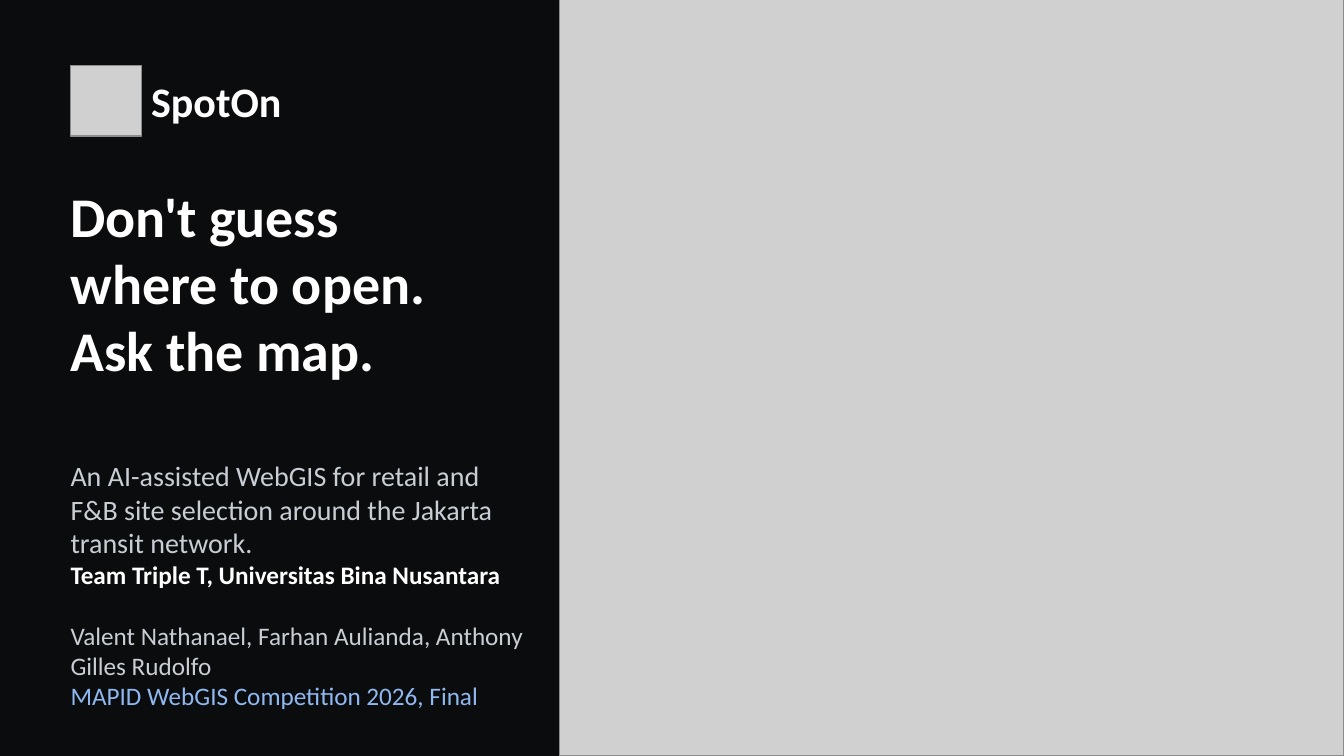
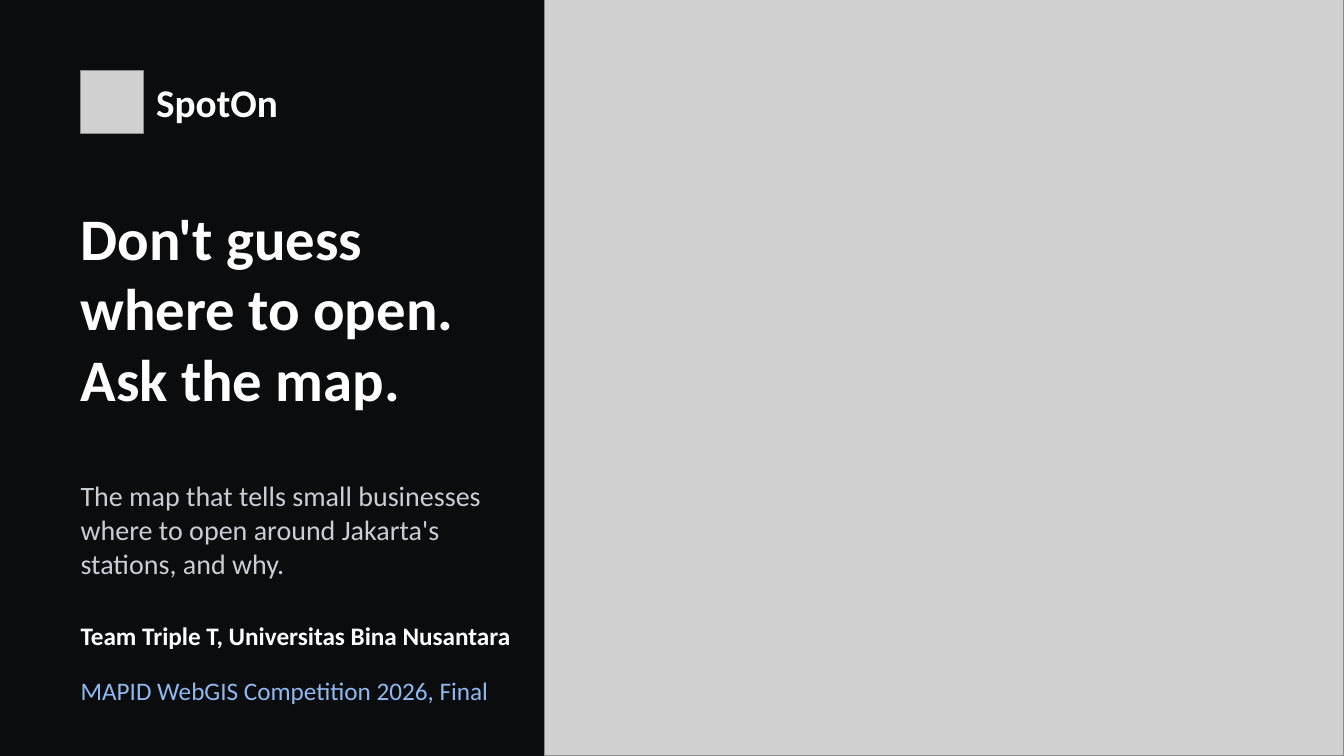
Before and after one commit to VennethN/SpotOn, a slide deck: slide 1 of docs/final/SpotOn_Pitch_Deck.pptx. Drawn at 1344x756 pixels with LibreOffice and Linux fonts; fonts in the diff are those of the drawing; grey boxes stand for pictures. Boxes give left, top, right and bottom in pixels: in the first picture for what was removed or moved away, otherwise in the second. Text is boxed around its words. In the diff, an @@ line names an element or a change of style, - is before the commit and + after.

```diff
--- a/docs/final/SpotOn_Pitch_Deck.pptx
+++ b/docs/final/SpotOn_Pitch_Deck.pptx
@@ picture resized from (x1=560, y1=0, x2=1344, y2=756) to (x1=544, y1=0, x2=1344, y2=756) @@
@@ picture resized from (x1=71, y1=66, x2=141, y2=136) to (x1=81, y1=71, x2=143, y2=133) @@
@@ text "SpotOn" at (x1=156, y1=91, x2=278, y2=123): size 30 to 28 pt @@
@@ text "Don't guess" moved from (x1=71, y1=198, x2=425, y2=380) to (x1=81, y1=220, x2=453, y2=411) @@
@@ text "Don't guess" at (x1=81, y1=220, x2=453, y2=411): size 40 to 42 pt @@
@@ text at (x1=81, y1=486, x2=480, y2=579): text changed @@
-An AI-assisted WebGIS for retail and F&B site selection around the Jakarta transit network.
+The map that tells small businesses where to open around Jakarta's stations, and why.
@@ text removed at (x1=71, y1=627, x2=523, y2=675) @@
-Valent Nathanael, Farhan Aulianda, Anthony Gilles Rudolfo
@@ text "Team Triple T, Universitas Bina ..." moved from (x1=71, y1=566, x2=500, y2=588) to (x1=81, y1=627, x2=511, y2=649) @@
@@ text "MAPID WebGIS Competition 2026, Final" moved from (x1=71, y1=687, x2=477, y2=709) to (x1=81, y1=682, x2=488, y2=704) @@
```
Also in this commit, not shown: 1 other slide changed, 6 slides added, 6 slides removed, 19 other files.
